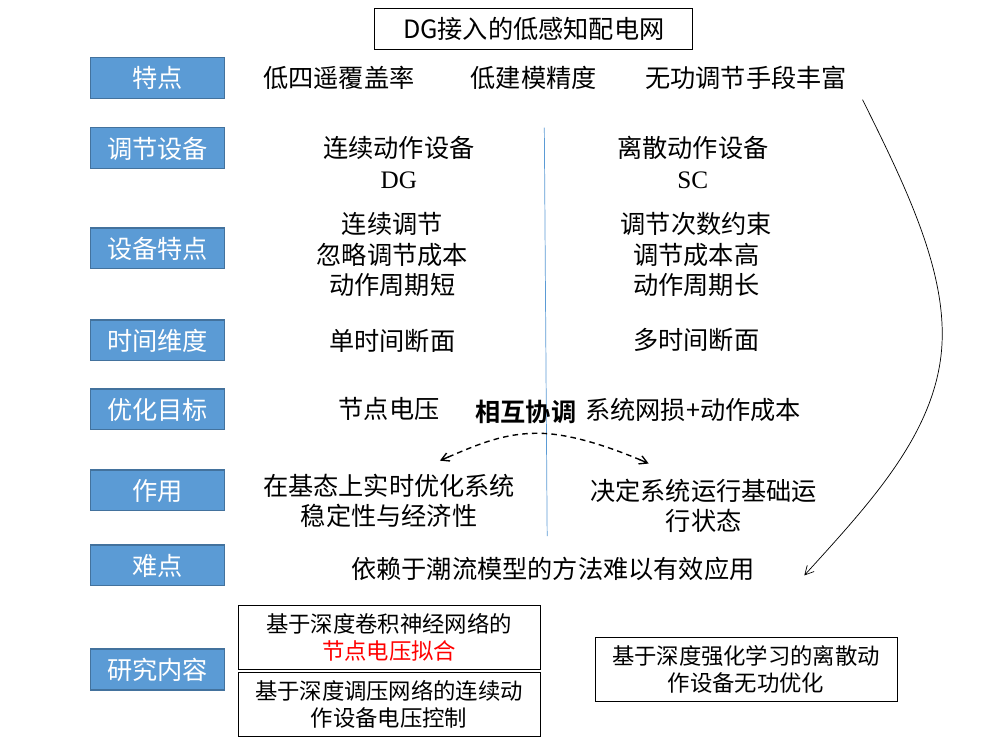
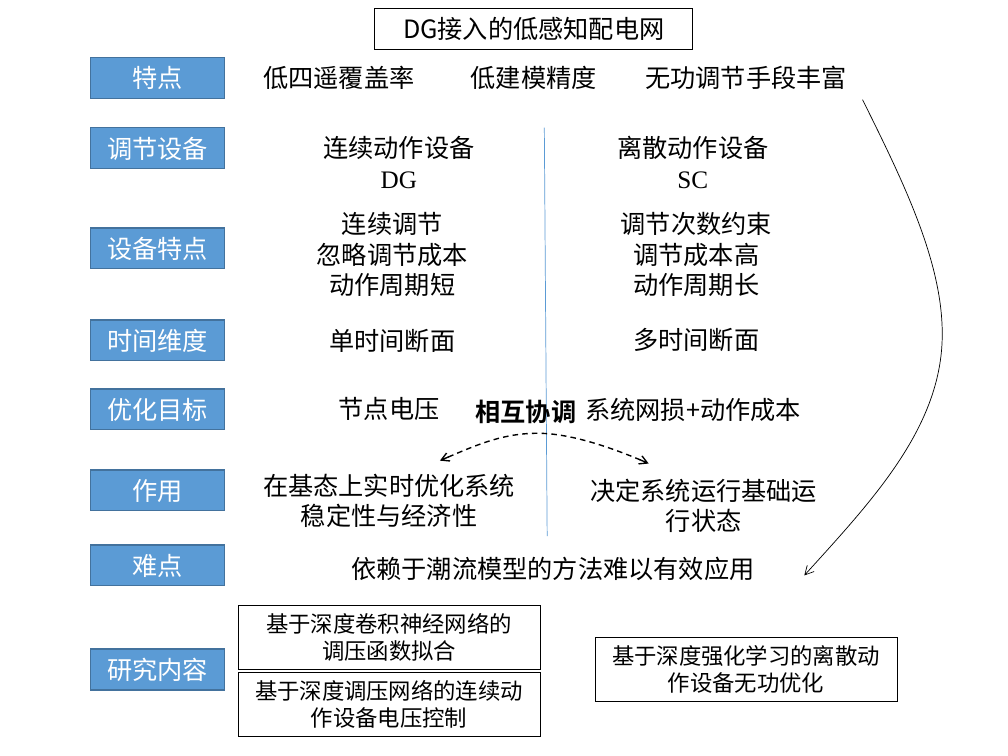
Before and after one commit to zyj0704033/graduate, a slide deck: slide 9 of figures/演示文稿1.pptx. Drawn at 1008x756 pixels with LibreOffice and Linux fonts; fonts in the diff are those of the drawing. Boxes give left, top, right and bottom in pixels: in the first picture for what was removed or moved away, otherwise in the second. Text is boxed around its words. In the diff, an @@ line names an element or a change of style, - is before the commit and + after.

```diff
--- a/figures/演示文稿1.pptx
+++ b/figures/演示文稿1.pptx
@@ text in rectangle at <box>322,640,456,661</box>: text changed; text colour #FF0000 to #000000 @@
-节点电压拟合
+调压函数拟合
```
Also in this commit, not shown: 1 slide added, 1 slide removed, 2 other files.
